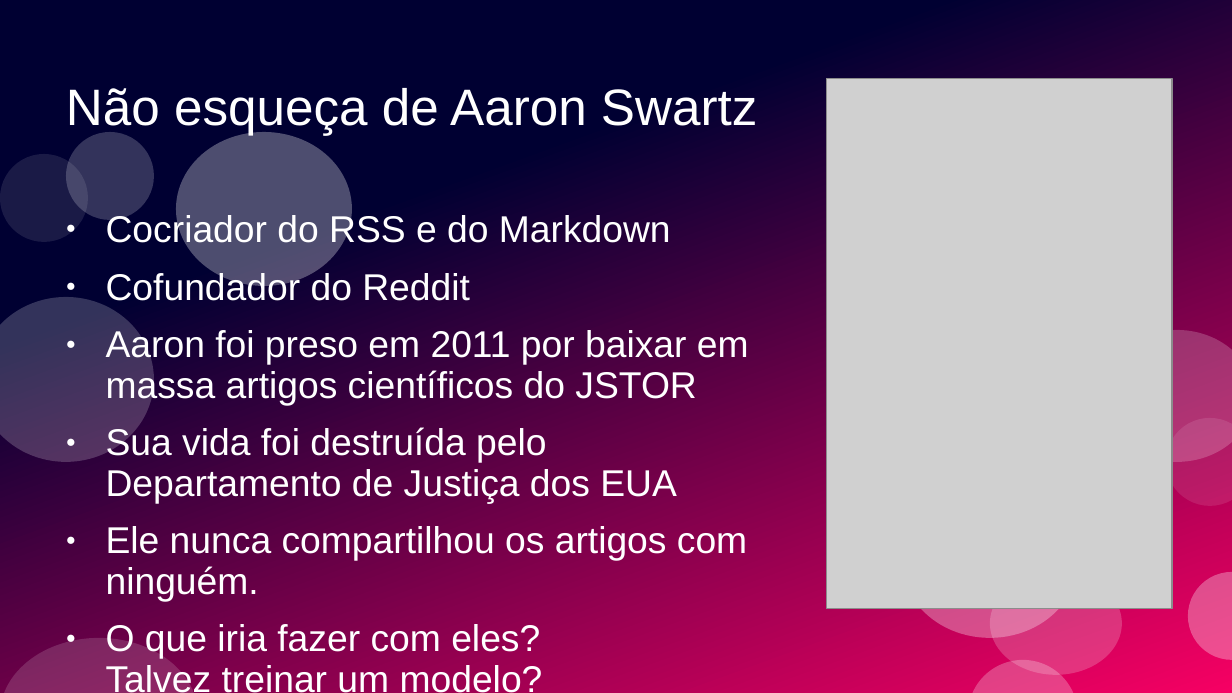
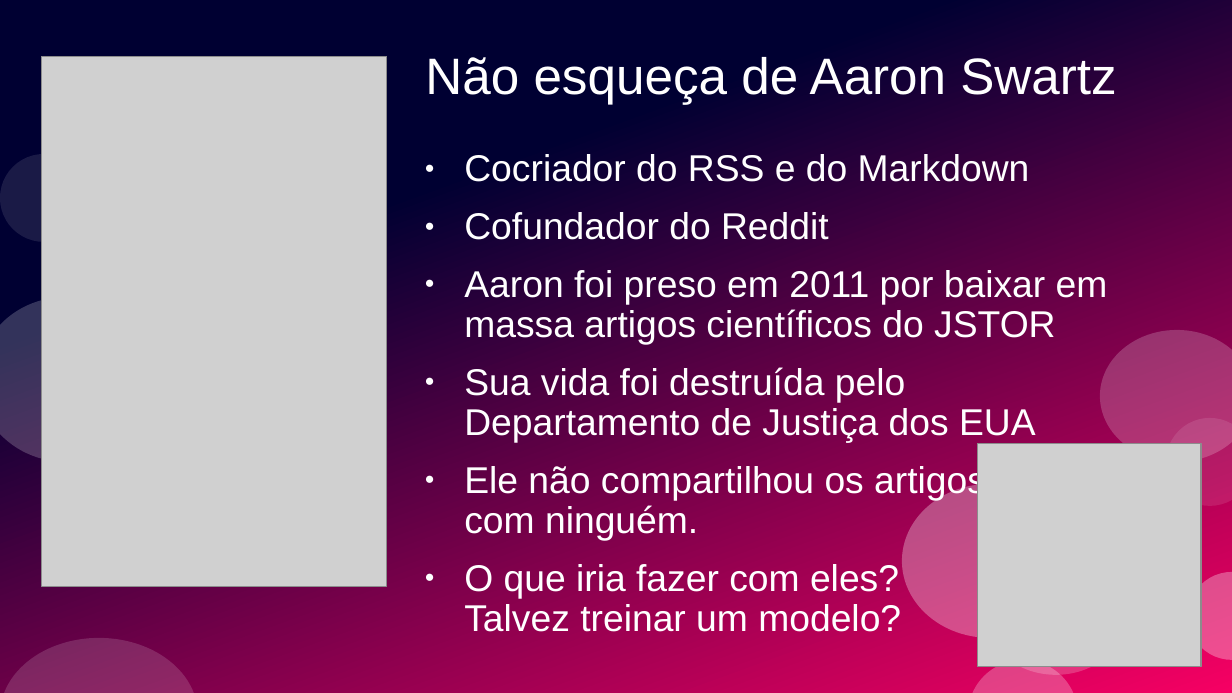
Before and after one commit to ramalho/sets-in-go, a slide deck: slide 99 of conj-em-go1_28.odp (slide 86 before the commit). Drawn at 1232x693 pixels with LibreOffice and Linux fonts; fonts in the diff are those of the drawing; grey boxes stand for pictures. Boxes give left, top, right and bottom in pixels: in the first picture for what was removed or moved away, otherwise in the second. Text is boxed around its words. In the diff, an @@ line names an element or a change of style, - is before the commit and + after.

```diff
--- a/conj-em-go1_28.odp
+++ b/conj-em-go1_28.odp
@@ title "Não esqueça de Aaron Swartz": place and size @@
-title "Não esqueça de Aaron Swartz" at <box>66,88,757,135</box>
+title "Não esqueça de Aaron Swartz" at <box>425,57,1116,105</box>
@@ picture: place and size @@
-picture at <box>826,78,1172,608</box>
+picture at <box>41,57,387,587</box>
@@ ellipse removed at <box>66,132,154,220</box> @@
@@ ellipse removed at <box>176,132,351,286</box> @@
@@ text "Cocriador do RSS e do ...": place and size @@
-text "Cocriador do RSS e do ..." at <box>106,213,749,659</box>
+text "Cocriador do RSS e do ..." at <box>464,154,1108,599</box>
@@ picture added at <box>978,444,1202,667</box> @@
@@ text at <box>464,464,986,541</box>: text changed @@
-● Ele nunca compartilhou os artigos com ninguém.
+● Ele não compartilhou os artigos
+  com ninguém.
```
Also in this commit, not shown: 14 other slides changed, 13 slides added, 2 other files.
